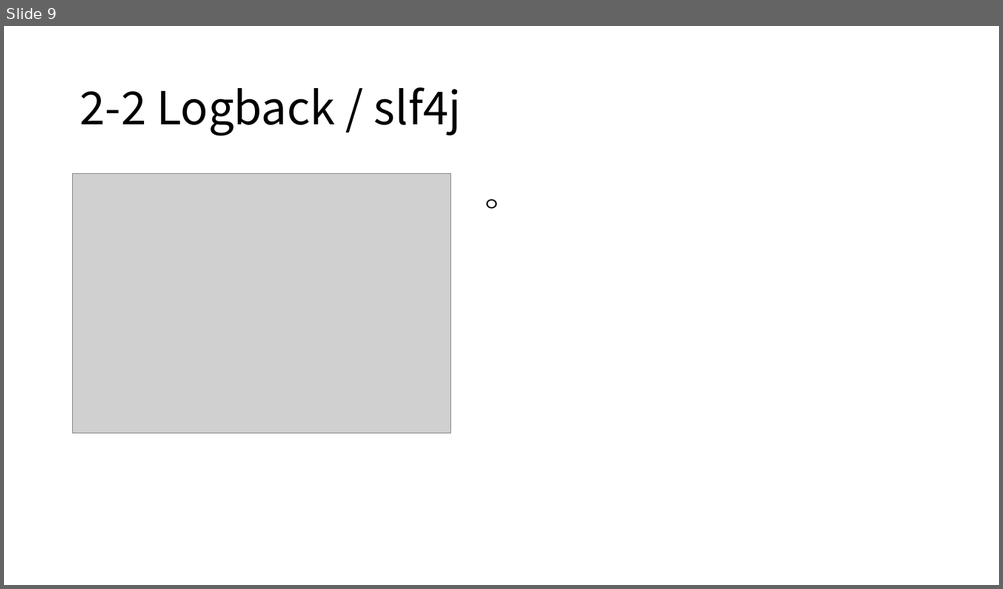
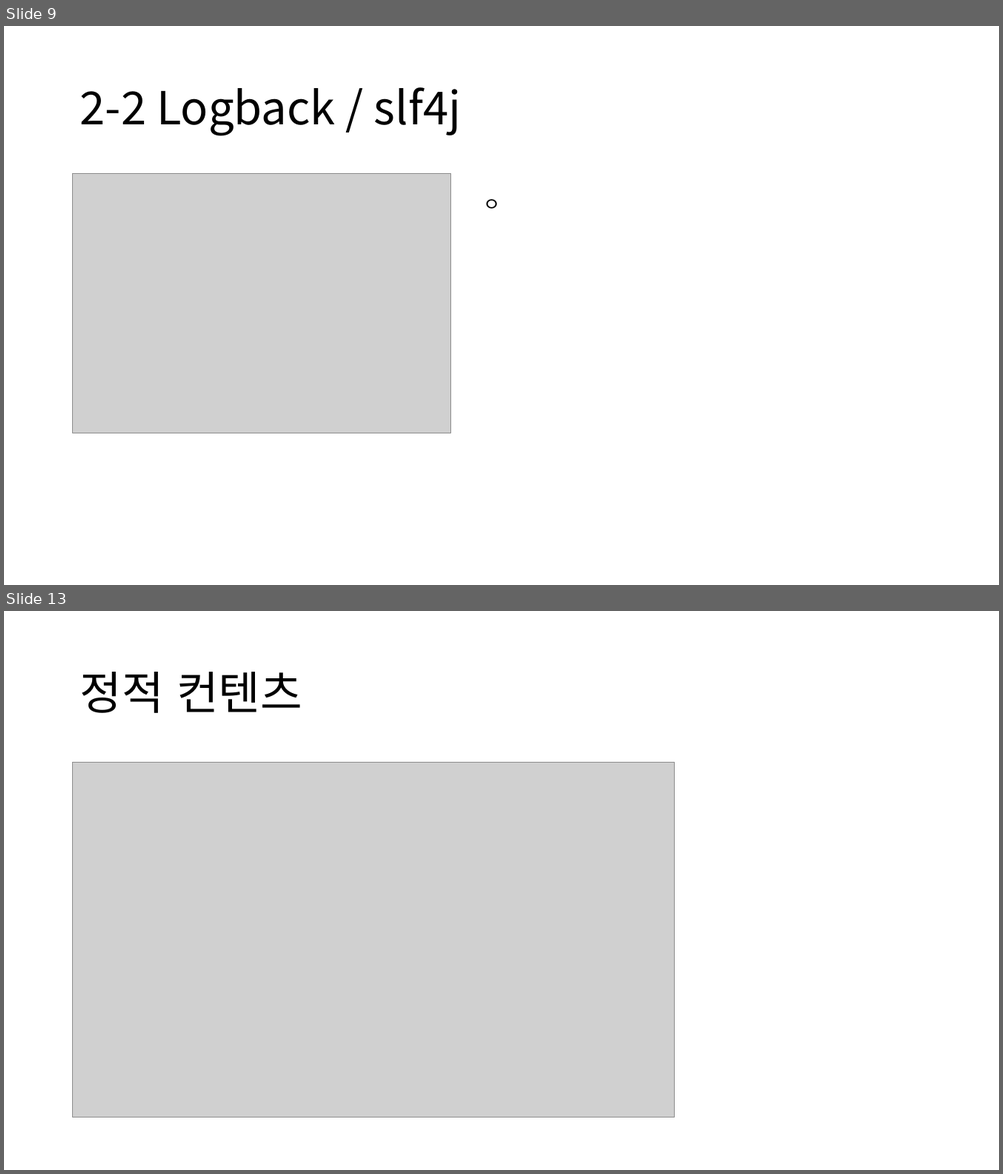
Before and after one commit to rkadbwkd/Spring-basic, a slide deck: Spring-basic.pptx. Shown one above the other, each under a label of ours: slide 9 before the commit, slides 9 and 13 after it; the slides between them are not shown. The pictures are 1003x589 and 1003x1174 pixels, drawn with LibreOffice and Linux fonts; fonts in the diff are those of the drawing; grey boxes stand for pictures. Boxes give left, top, right and bottom in pixels: in the first picture for what was removed or moved away, otherwise in the second. Text is boxed around its words. In the diff, an @@ line names an element or a change of style, - is before the commit and + after.

```diff
--- a/Spring-basic.pptx
+++ b/Spring-basic.pptx
@@ slide 13 added at <box>4,611,999,1170</box>, background #FFFFFF @@
@@ title added at <box>79,672,302,713</box>, 44 pt, text #000000 @@
+정적 컨텐츠
@@ picture added at <box>73,763,674,1118</box> @@
```
Also in this commit, not shown: 1 slide changed, 9 other slides added, 3 other files.
